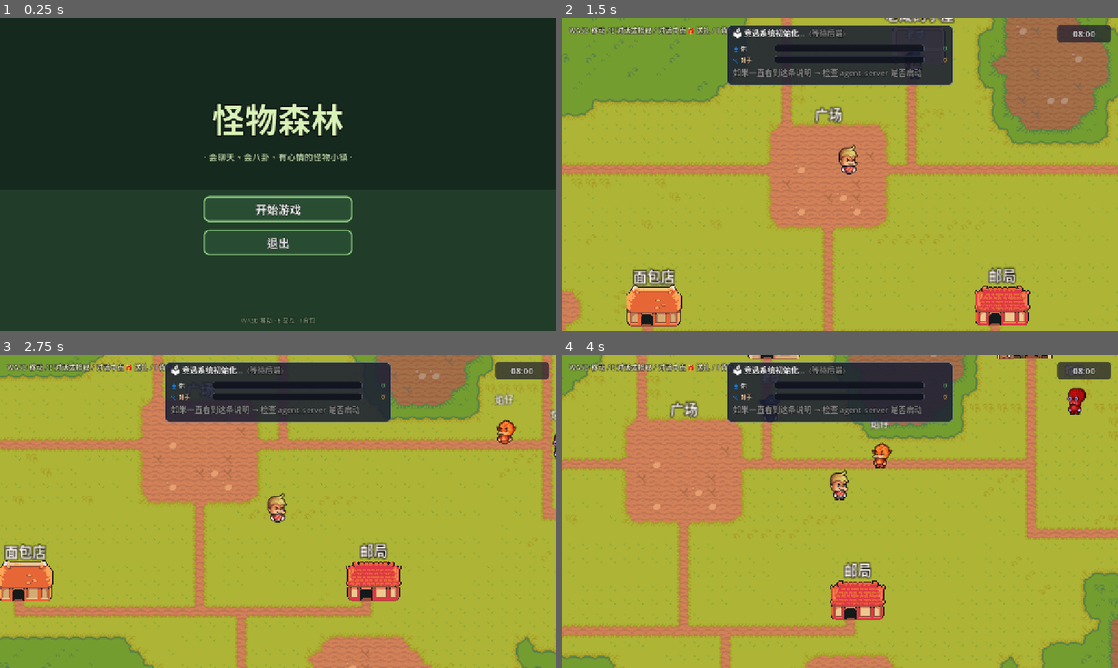
Above: before the commit, frames 1-4 (two rows, left to right).
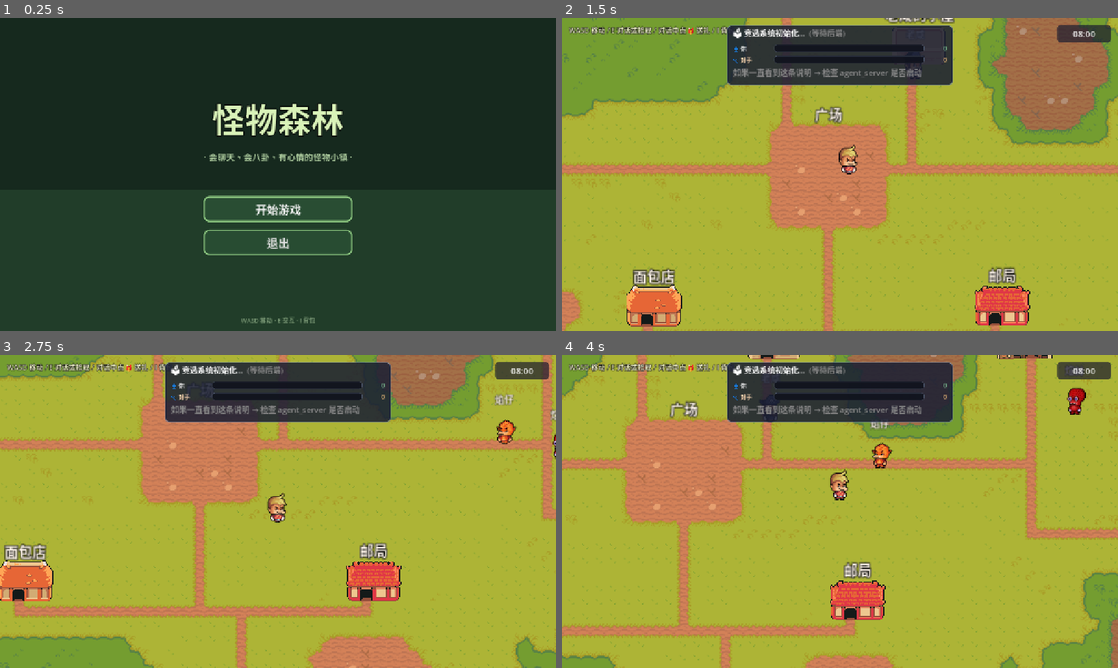
Above: after the commit, the same moments.

Repository: hotlddx-collab/game01
Game: Godot game, scene res://scenes/ui/main_menu.tscn
Two runs of this game, one before a commit and one after it. Both use one fixed random seed, a clock stepped at 60 frames per second and the inputs below.
Inputs:
- Up to frame 1 (0.25 s): no input
- Up to frame 2 (1.5 s): click "开始游戏" at 0.5 s; tap Enter at 1.25 s; hold D (move_right) from 1.28 s (still down); hold E (interact) from 1.28 s (still down)
- Up to frame 3 (2.75 s): release D (move_right) at 2.03 s; release E (interact) at 2.03 s; hold S (move_down) from 2.03 s (still down); tap J at 2.1 s
- Up to frame 4 (4 s): release S (move_down) at 2.78 s; hold D (move_right) 2.78-3.53 s; tap B at 2.85 s; hold W (move_up) from 3.53 s (still down); tap V at 3.6 s

The runs differ from the first frame. In frame 1, 0.2% of the frame differs, in the area x 38-62%, y 43-98%; in frame 2, 0.2%; in frame 3, 0.2%, in the area x 31-96%, y 3-19%; in frame 4, 0.2%.

Commit message:
fix(ui): 去除全局字体描边(面板文字发糊); 地图文字仍靠各自LabelSettings

Diff:
--- a/theme/main_theme.tres
+++ b/theme/main_theme.tres
@@ -10,10 +10,10 @@
 default_font = SubResource("SystemFont_main")
 default_font_size = 18
 Label/colors/font_outline_color = Color(0, 0, 0, 0.85)
-Label/constants/outline_size = 4
+Label/constants/outline_size = 0
 RichTextLabel/colors/font_outline_color = Color(0, 0, 0, 0.85)
-RichTextLabel/constants/outline_size = 4
+RichTextLabel/constants/outline_size = 0
 Button/colors/font_outline_color = Color(0, 0, 0, 0.85)
-Button/constants/outline_size = 4
+Button/constants/outline_size = 0
 LineEdit/colors/font_outline_color = Color(0, 0, 0, 0.6)
-LineEdit/constants/outline_size = 3
+LineEdit/constants/outline_size = 0
